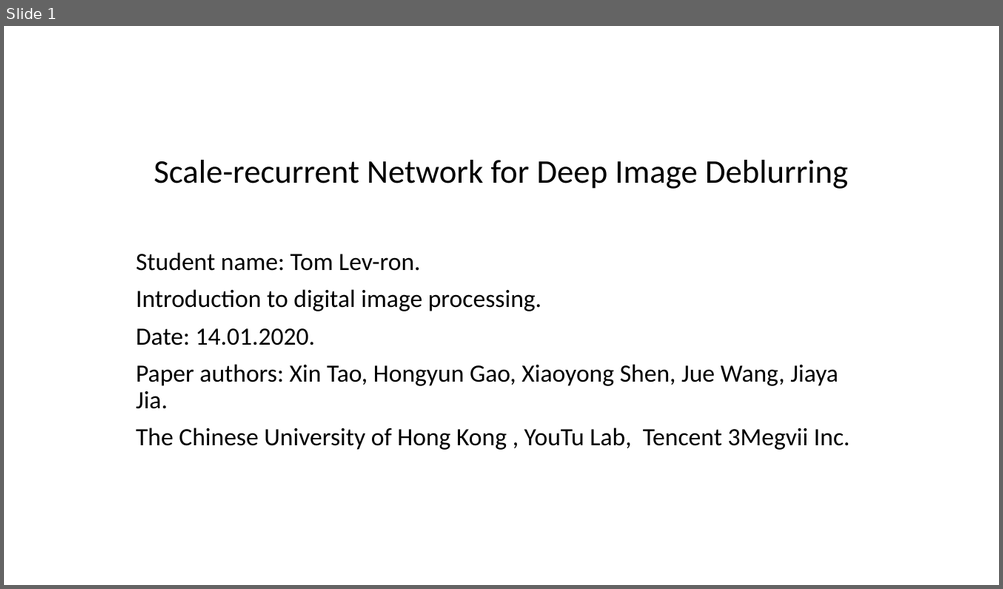
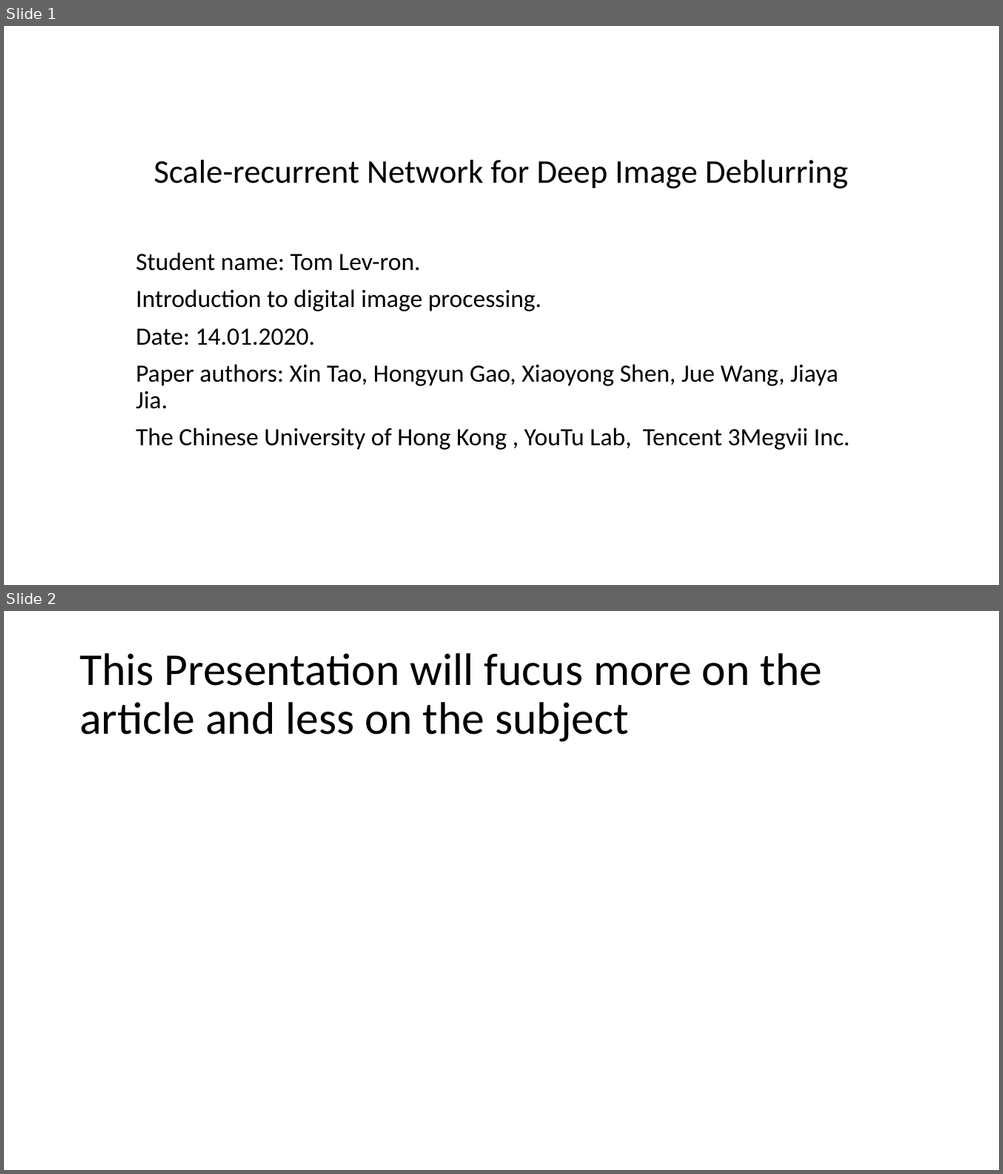
Before and after one commit to Tomlevron/Digital-image-processing, a slide deck: Slideshow/Scale-recurrent network for deblurring.pptx. Shown one above the other, each under a label of ours: slide 1 before the commit, slides 1 and 2 after it. The pictures are 1003x589 and 1003x1174 pixels, drawn with LibreOffice and Linux fonts; fonts in the diff are those of the drawing. Boxes give left, top, right and bottom in pixels: in the first picture for what was removed or moved away, otherwise in the second. Text is boxed around its words. In the diff, an @@ line names an element or a change of style, - is before the commit and + after.

```diff
--- a/Slideshow/Scale-recurrent network for deblurring.pptx
+++ b/Slideshow/Scale-recurrent network for deblurring.pptx
@@ slide 2 added at bbox=[4, 611, 999, 1170], background #FFFFFF @@
@@ title added at bbox=[79, 653, 822, 742], 44 pt, text #000000 @@
+This Presentation will fucus more on the article and less on the subject
```
Also in this commit, not shown: 3 slides changed, 1 other file.
